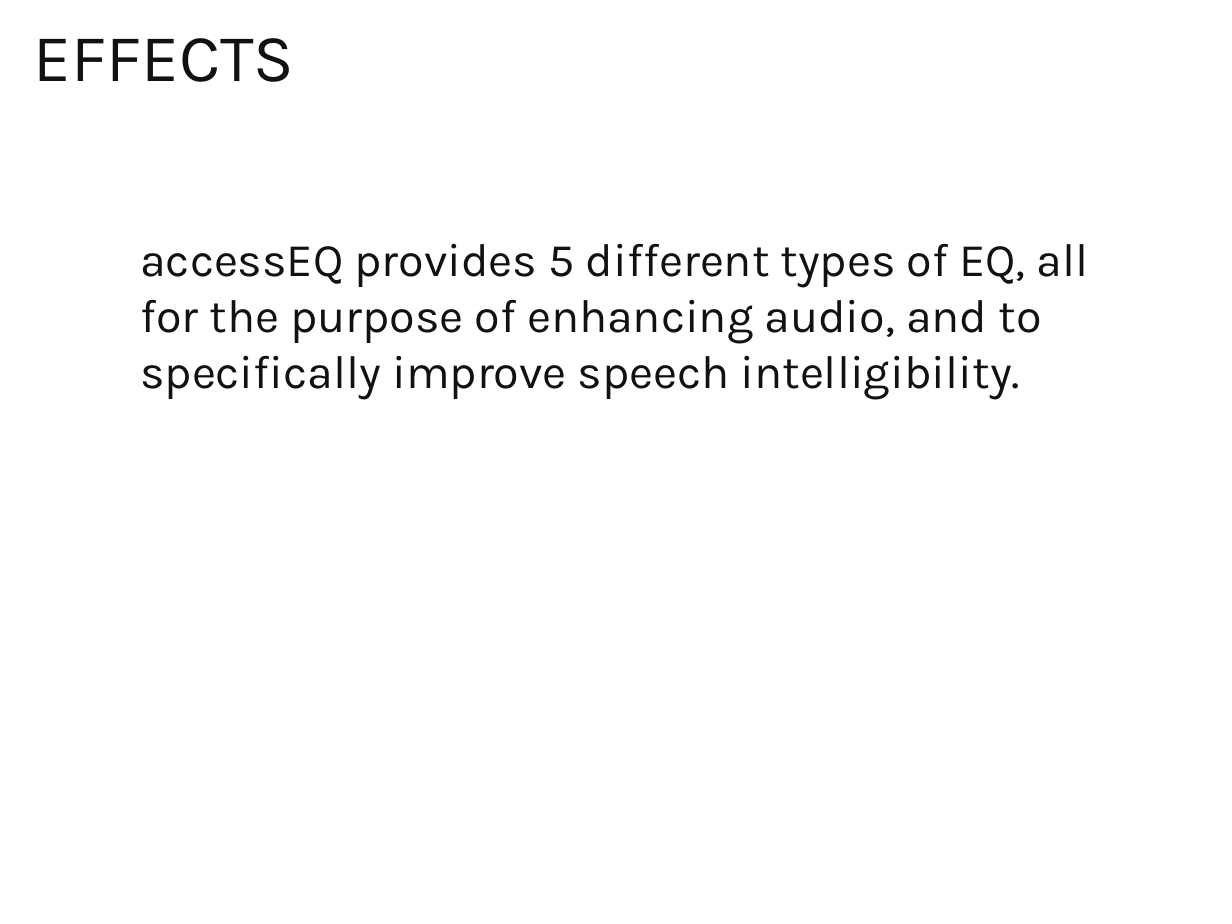
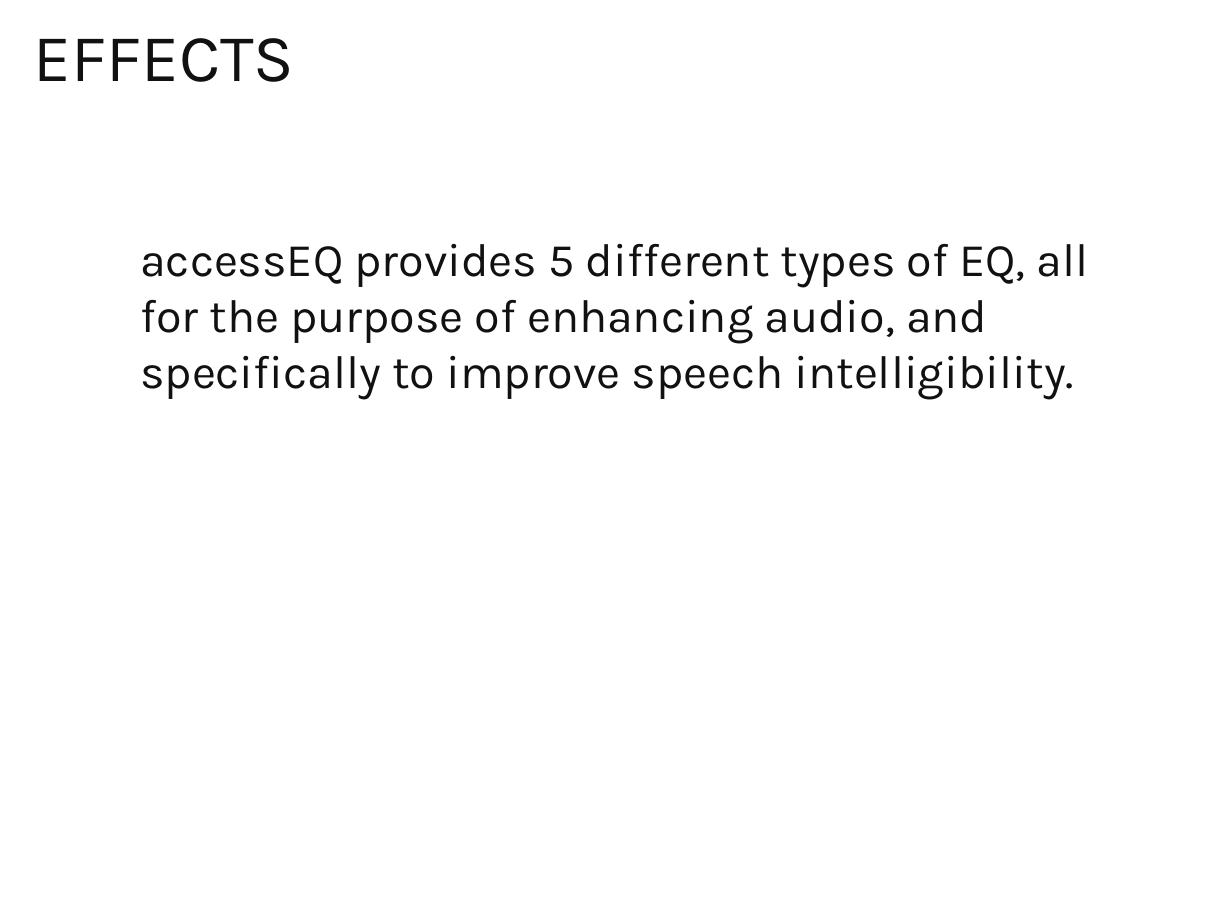
Before and after one commit to TCupolo/accessEQ, a slide deck: slide 11 of Docs/Introducing accessEQ.pptx. Drawn at 1232x924 pixels with LibreOffice and Linux fonts; fonts in the diff are those of the drawing. Boxes give left, top, right and bottom in pixels: in the first picture for what was removed or moved away, otherwise in the second. Text is boxed around its words. In the diff, an @@ line names an element or a change of style, - is before the commit and + after.

```diff
--- a/Docs/Introducing accessEQ.pptx
+++ b/Docs/Introducing accessEQ.pptx
@@ text at <box>140,244,1088,399</box>: text changed @@
-accessEQ provides 5 different types of EQ, all for the purpose of enhancing audio, and to specifically improve speech intelligibility.
+accessEQ provides 5 different types of EQ, all for the purpose of enhancing audio, and specifically to improve speech intelligibility.
```
Also in this commit, not shown: 3 other slides changed, 2 other files.
